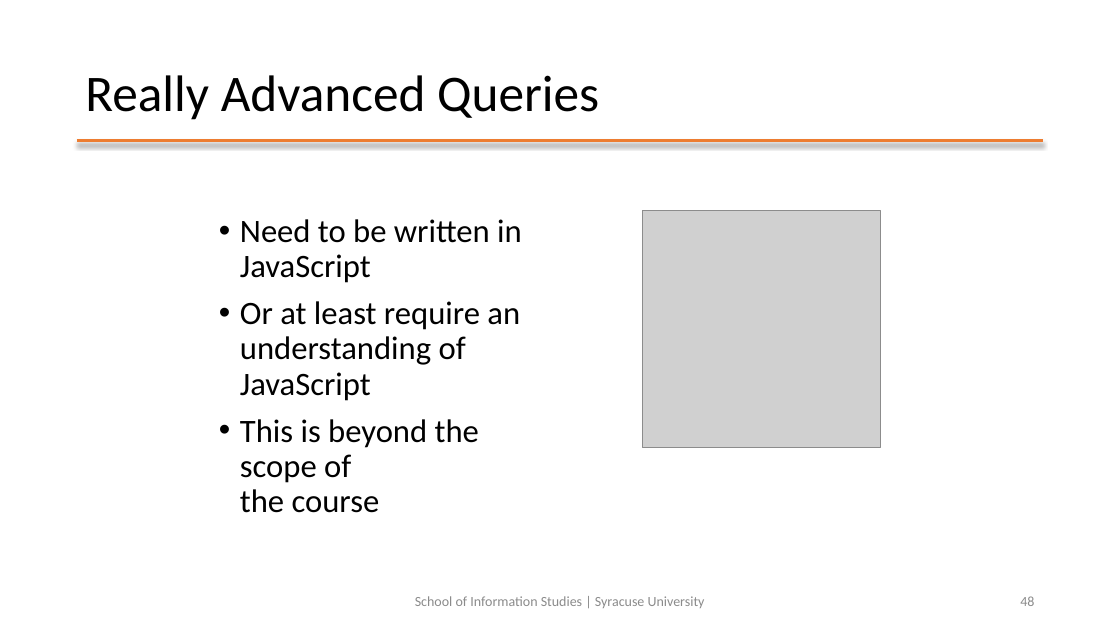
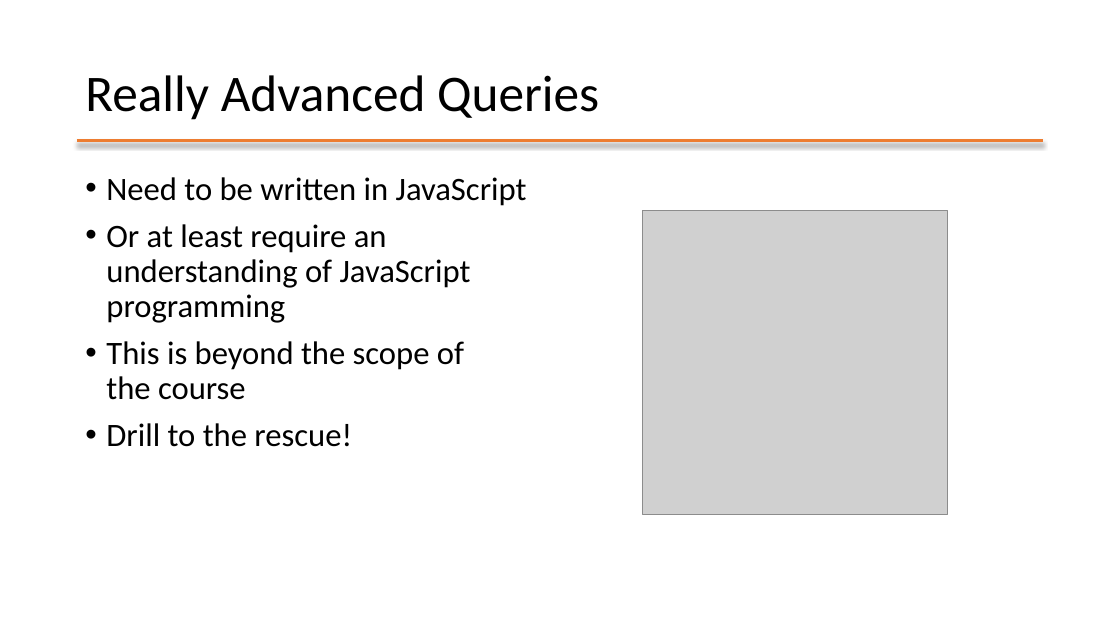
Before and after one commit to mafudge/ist769-old, a slide deck: slide 42 of content/F-Document/F-Document.pptx (slide 48 before the commit). Drawn at 1120x630 pixels with LibreOffice and Linux fonts; fonts in the diff are those of the drawing; grey boxes stand for pictures. Boxes give left, top, right and bottom in pixels: in the first picture for what was removed or moved away, otherwise in the second. Text is boxed around its words. In the diff, an @@ line names an element or a change of style, - is before the commit and + after.

```diff
--- a/content/F-Document/F-Document.pptx
+++ b/content/F-Document/F-Document.pptx
@@ text "Need to be written in ...": place and size @@
-text "Need to be written in ..." at (240, 219, 522, 513)
+text "Need to be written in ..." at (106, 177, 527, 447)
@@ text at (106, 224, 471, 323): text changed @@
-• Or at least require an understanding of JavaScript
+• Or at least require an understanding of JavaScript programming
@@ picture: place and size @@
-picture at (642, 210, 881, 447)
+picture at (642, 210, 947, 514)
@@ text at (106, 423, 352, 447): paragraph added @@
+• Drill to the rescue!
@@ text removed at (415, 596, 705, 608) @@
-School of Information Studies | Syracuse University
@@ page number removed at (1020, 596, 1034, 606) @@
-48
```
Also in this commit, not shown: 14 other slides changed, 11 slides added, 58 slides removed, 7 other files.
